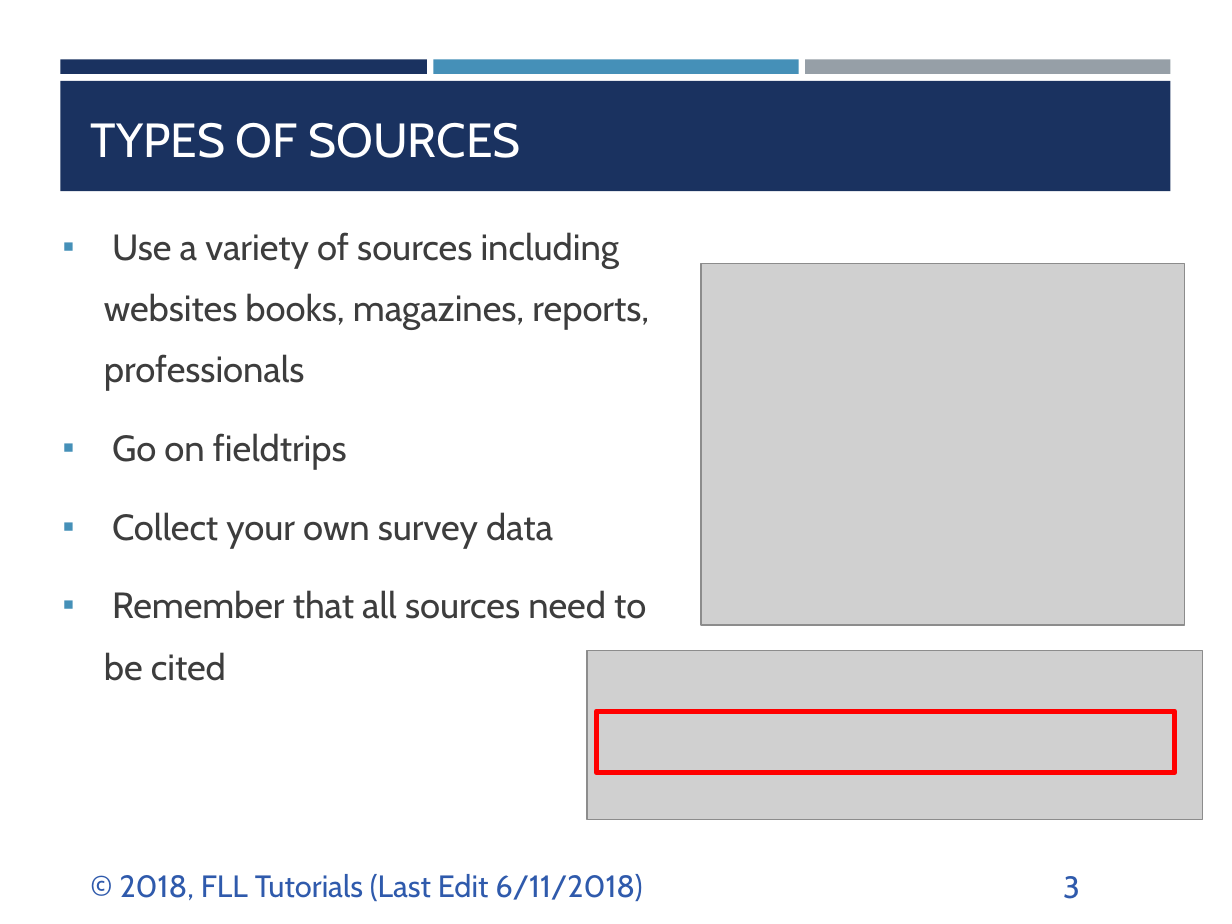
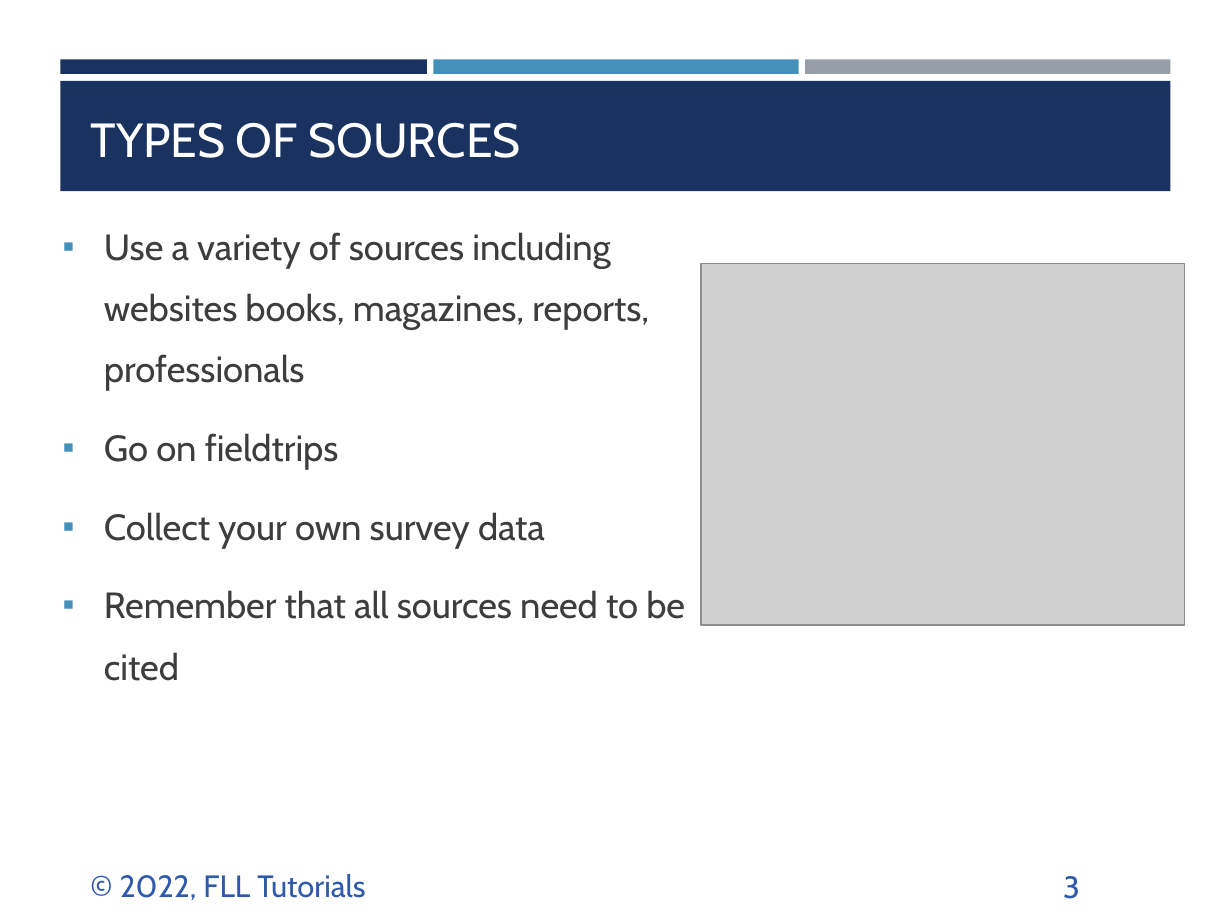
Before and after one commit to ev3lessons/FLL-Tutorials, a slide deck: slide 3 of translations/en-us/Project/BackgroundResearch.pptx. Drawn at 1232x924 pixels with LibreOffice and Linux fonts; fonts in the diff are those of the drawing; grey boxes stand for pictures. Boxes give left, top, right and bottom in pixels: in the first picture for what was removed or moved away, otherwise in the second. Text is boxed around its words. In the diff, an @@ line names an element or a change of style, - is before the commit and + after.

```diff
--- a/translations/en-us/Project/BackgroundResearch.pptx
+++ b/translations/en-us/Project/BackgroundResearch.pptx
@@ text "Use a variety of sources ..." rewrapped from (104, 232, 649, 681) to (104, 232, 685, 681) @@
@@ picture removed at (586, 650, 1201, 819) @@
@@ rectangle removed at (596, 711, 1174, 772) @@
@@ text at (120, 874, 365, 900): text changed @@
-© 2018, FLL Tutorials (Last Edit 6/11/2018)
+© 2022, FLL Tutorials
```
Also in this commit, not shown: 8 other slides changed, 10 other files.
